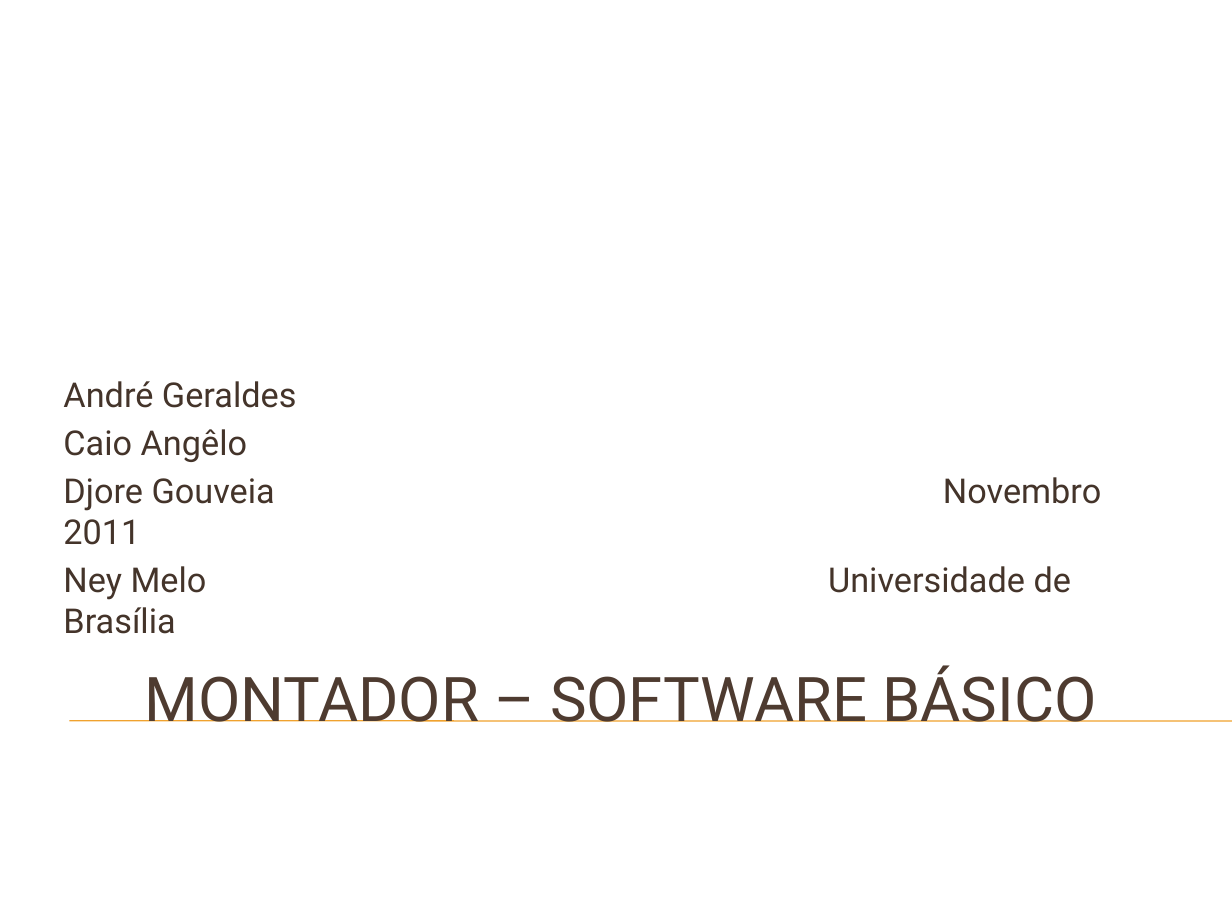
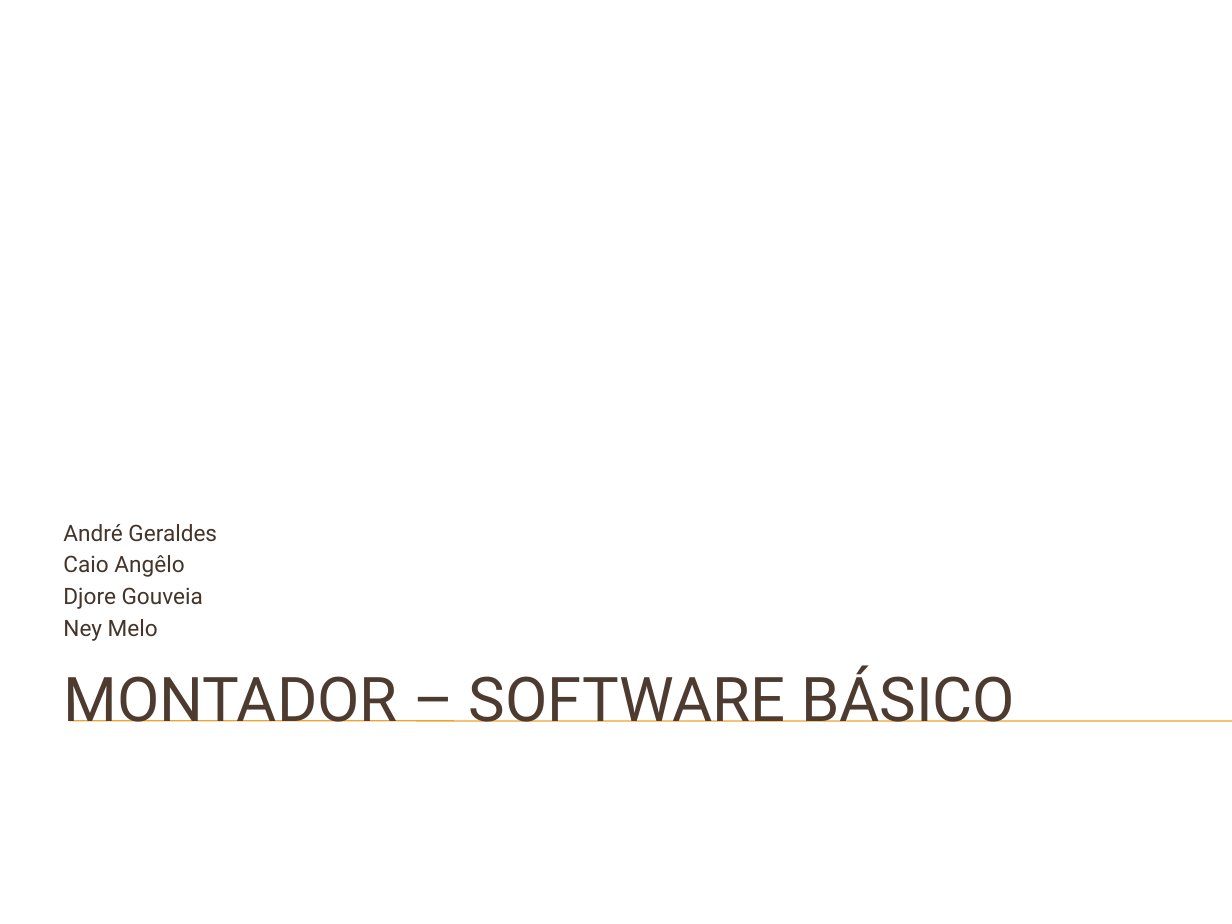
Before and after one commit to badershs/mips-assembler-unb, a slide deck: slide 1 of doc/Apresentação do GMAG – Software Básico.pptx. Drawn at 1232x924 pixels with LibreOffice and Linux fonts; fonts in the diff are those of the drawing; background and template pictures are left out. Boxes give left, top, right and bottom in pixels: in the first picture for what was removed or moved away, otherwise in the second. Text is boxed around its words. In the diff, an @@ line names an element or a change of style, - is before the commit and + after.

```diff
--- a/doc/Apresentação do GMAG – Software Básico.pptx
+++ b/doc/Apresentação do GMAG – Software Básico.pptx
@@ subtitle at <box>63,524,217,577</box>: size 20 to 13.2 pt in "André Geraldes", "Caio Angêlo"; less space between paragraphs @@
@@ subtitle at <box>63,587,203,641</box>: text changed; size 20 to 13.2 pt @@
-Djore Gouveia Novembro 2011
-Ney Melo Universidade de Brasília
+Djore Gouveia
+Ney Melo
@@ title "MONTADOR – SOFTWARE BÁSICO" at <box>63,665,1015,722</box>: alignment centre to left @@
```
Also in this commit, not shown: 1 other slide changed, 16 slides added, 15 slides removed.
